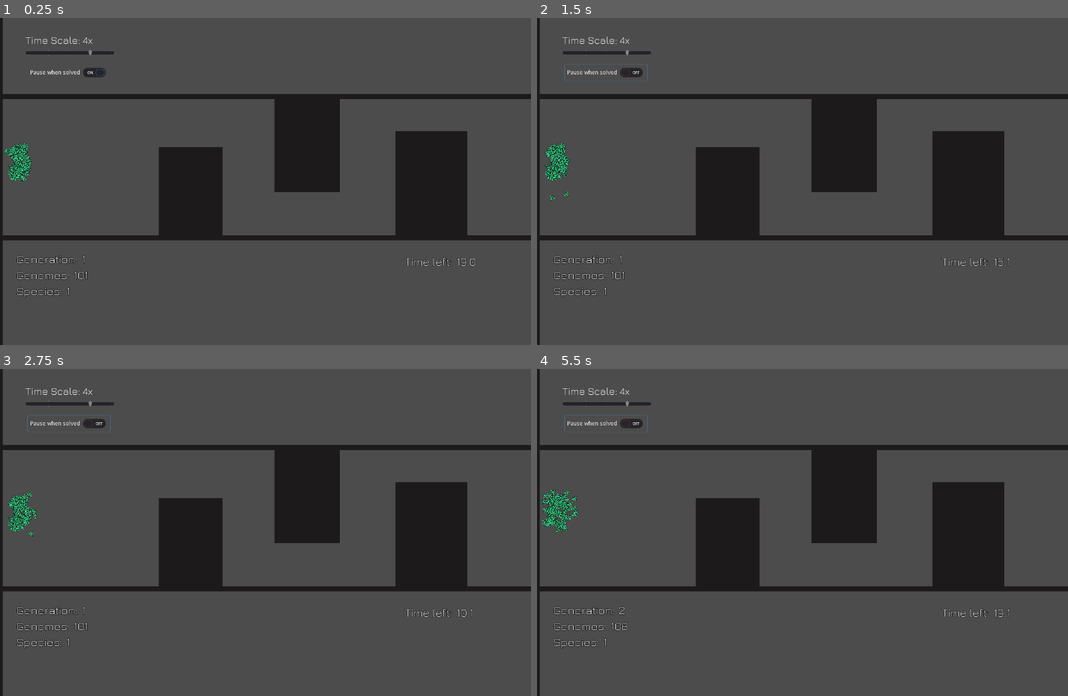
Above: before the commit, frames 1-4 (two rows, left to right).
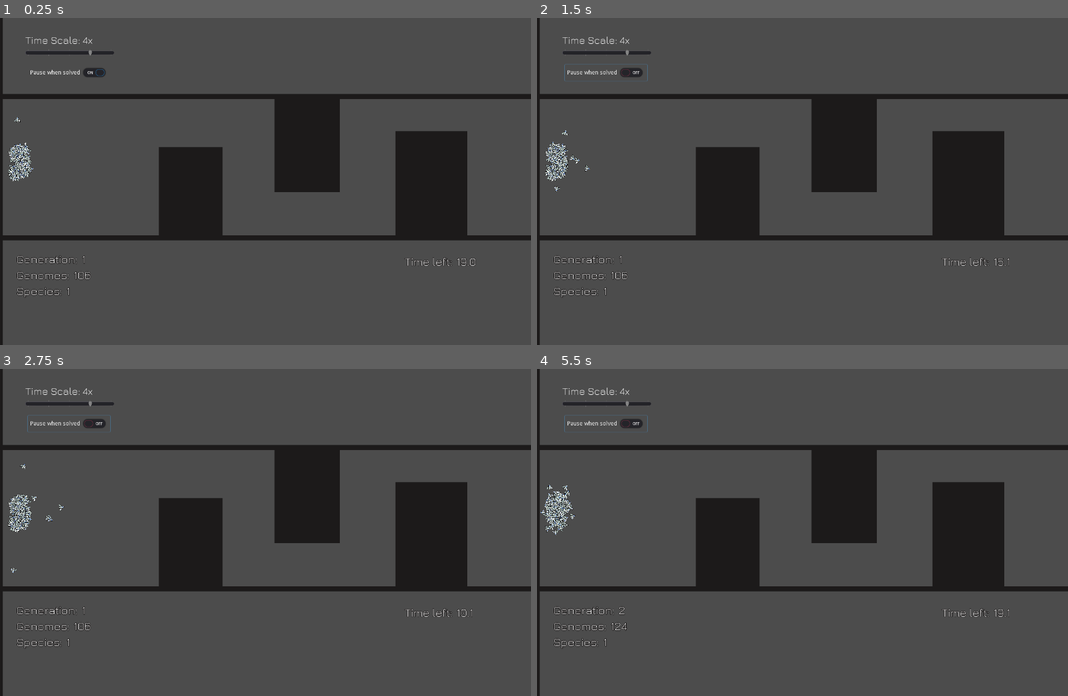
Above: after the commit, the same moments.

Repository: a0x77ry/plasmata
Game: Godot game, scene res://level1.tscn
The game is run twice, just before and just after one commit, with the same random seed, the same clock (stepped at 60 frames per second) and the same inputs.
Inputs:
- Up to frame 1 (0.25 s): no input
- Up to frame 2 (1.5 s): tap Enter (ui_accept) at 0.5, 0.77 s; click "Pause when solved" at 1.25 s
- Up to frame 3 (2.75 s): no input
- Up to frame 4 (5.5 s): no input

The runs differ from the first frame. In frame 1, 0.4% of the frame differs, in the area x 0-17%, y 30-81%; in frame 2, 0.5%; in frame 3, 0.5%; in frame 4, 0.6%, in the area x 0-18%, y 35-81%.

Commit message:
First species (the only species now) is always white

Diff:
--- a/scripts/genome.gd
+++ b/scripts/genome.gd
@@ -150,7 +150,12 @@
   var total_fitness := 0.0
   for genome in population.genomes:
     total_fitness += genome.fitness
-  return fitness / total_fitness
+  var fraction: float
+  if total_fitness > 0.0:
+    fraction = fitness / total_fitness
+  else:
+    fraction = 1 / population.genomes.size()
+  return fraction
 
 func link_already_exists(source_node, target_node):
   # if target_node.incoming_links != null: # Because it can be an input node in the recursion
--- a/scripts/population.gd
+++ b/scripts/population.gd
@@ -1,10 +1,13 @@
 class_name Population
 
 const ORIGINAL_SPECIES_NUMBER := 1
+const POPULATION_NUMBER = 110
+# const SELECTION_RATE = 0.3
+const SELECTION_RATE = 0.3
 const C1 := 0.5
 const C2 := 0.5
 const C3 := 0.4
-const dt := 5.4 # distance, original 0.35
+const dt := 5.4 # distance, original 0.35. More than 1 is to disable it
 # const dt := 0.3 # distance, original 0.35
 
 const Species = preload("res://scripts/species.gd")
@@ -23,7 +26,7 @@
 
 
 func _init(_genomes=[], _species=[], input_names=[], output_names=[],
-    _generation=0, _selection_rate=0.3, _target_population=100):
+    _generation=0, _selection_rate=SELECTION_RATE, _target_population=POPULATION_NUMBER):
   genomes = _genomes
   species = _species
   selection_rate = _selection_rate
--- a/scripts/species.gd
+++ b/scripts/species.gd
@@ -2,13 +2,11 @@
 
 const STALE_GENS_BEFORE_DEATH = 20
 const REQUIRED_SPECIES_IMPROVEMENT = 50
-# const SELECTION_RATE = 0.3
-const SELECTION_RATE = 0.8
 const CROSSOVER_RATE = 0.75
 const DISABLED_LINK_SELECTION_RATE = 0.75
 const TOP_GENOMES_RATE = 1
 const INSPECIES_SELECTION_BIAS = 10
-const FITNESS_NUM_TO_COMPARE =5
+const FITNESS_NUM_TO_COMPARE = 5
 
 const Genome = preload("res://scripts/genome.gd")
 const InputNode = preload("res://scripts/genome.gd").InputNode
@@ -39,7 +37,10 @@
   parent_genomes = _parent_genomes
   avg_fitness = _avg_fitness
   total_adjusted_fitness = _total_adjusted_fitness
-  tint = Color(random.randf(), random.randf(), random.randf())
+  if population.species.size() > 1:
+    tint = Color(random.randf(), random.randf(), random.randf())
+  else:
+    tint = Color(1.0, 1.0, 1.0) # normal form the first species
   # creation_gen = population.generation
   species_id = prototype.genome_id
 
Not shown, changed: export_presets.cfg
